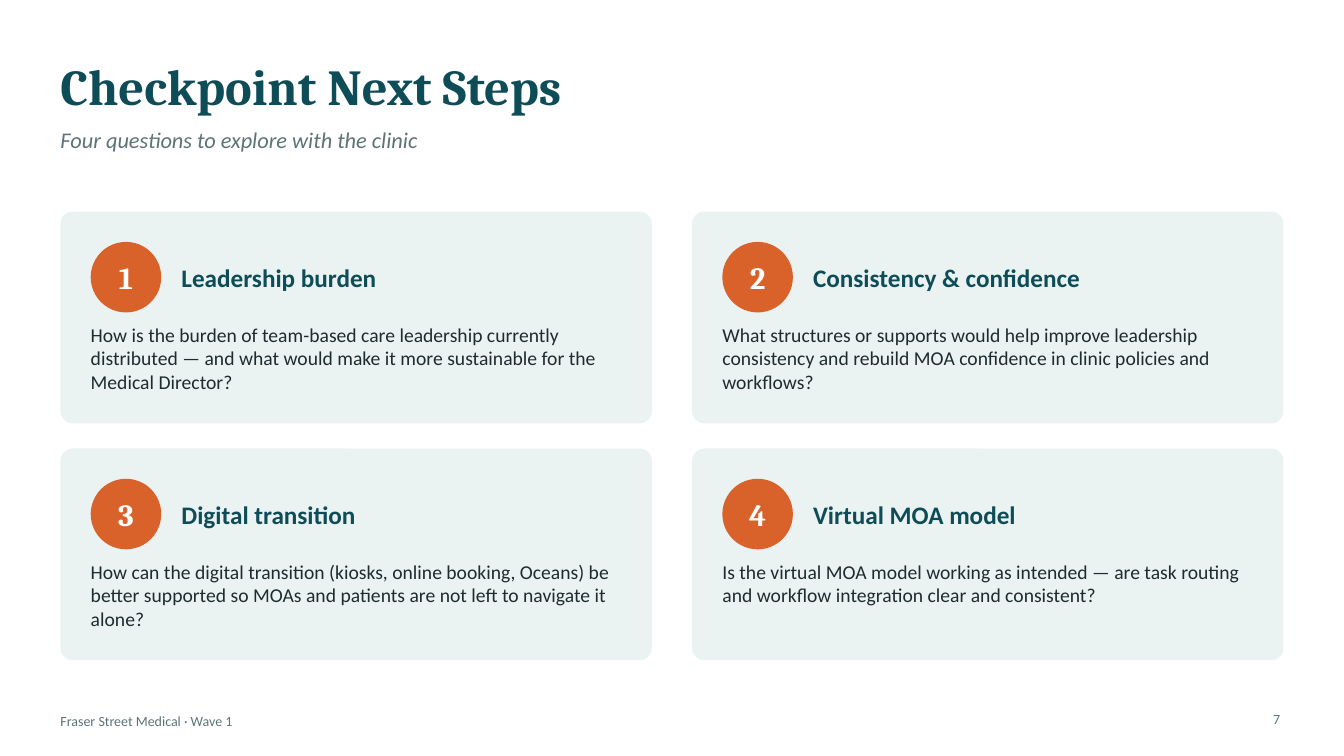
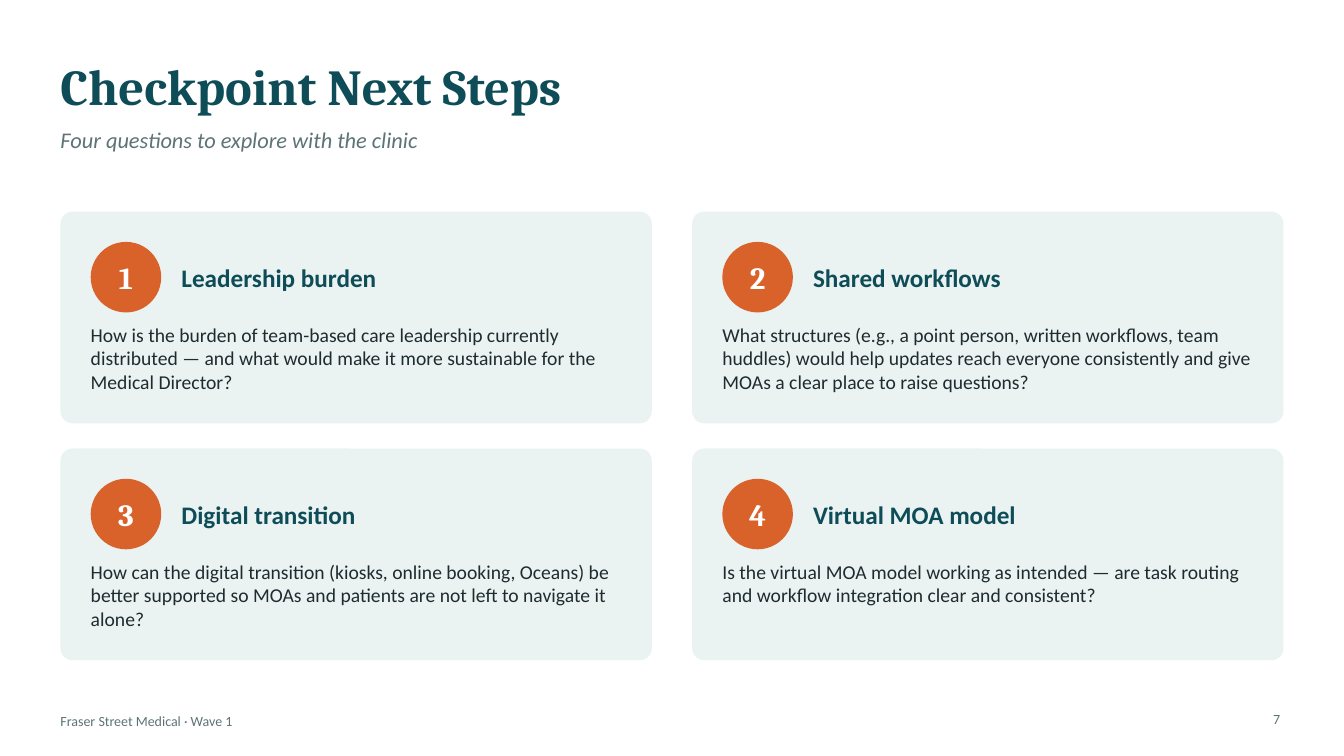
Before and after one commit to noriki-tec/PFwritinghelper, a slide deck: slide 7 of Fraser_Street_Medical_Wave1_Summary.pptx. Drawn at 1344x756 pixels with LibreOffice and Linux fonts; fonts in the diff are those of the drawing. Boxes give left, top, right and bottom in pixels: in the first picture for what was removed or moved away, otherwise in the second. Text is boxed around its words. In the diff, an @@ line names an element or a change of style, - is before the commit and + after.

```diff
--- a/Fraser_Street_Medical_Wave1_Summary.pptx
+++ b/Fraser_Street_Medical_Wave1_Summary.pptx
@@ text at <box>813,269,1000,287</box>: text changed @@
-Consistency & confidence
+Shared workflows
@@ text at <box>722,328,1250,392</box>: text changed @@
-What structures or supports would help improve leadership consistency and rebuild MOA confidence in clinic policies and workflows?
+What structures (e.g., a point person, written workflows, team huddles) would help updates reach everyone consistently and give MOAs a clear place to raise questions?
```
Also in this commit, not shown: 2 other slides changed.
